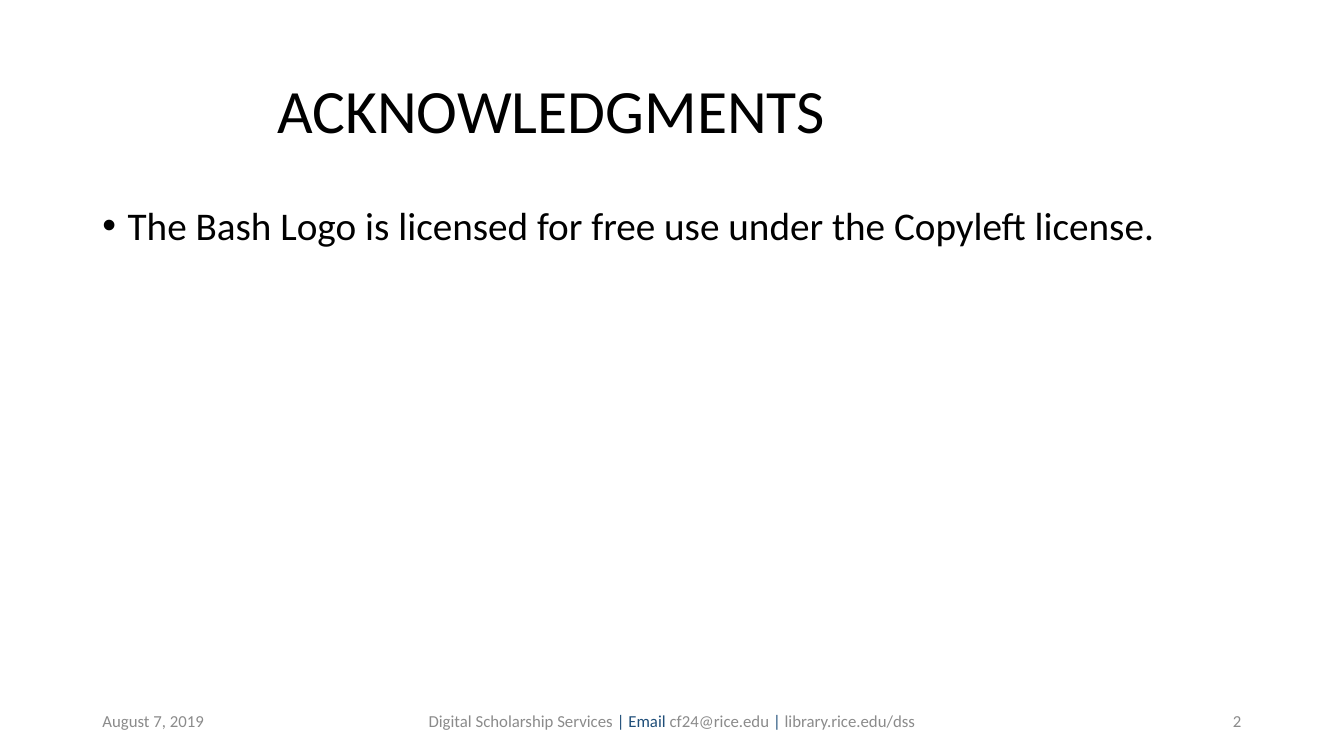
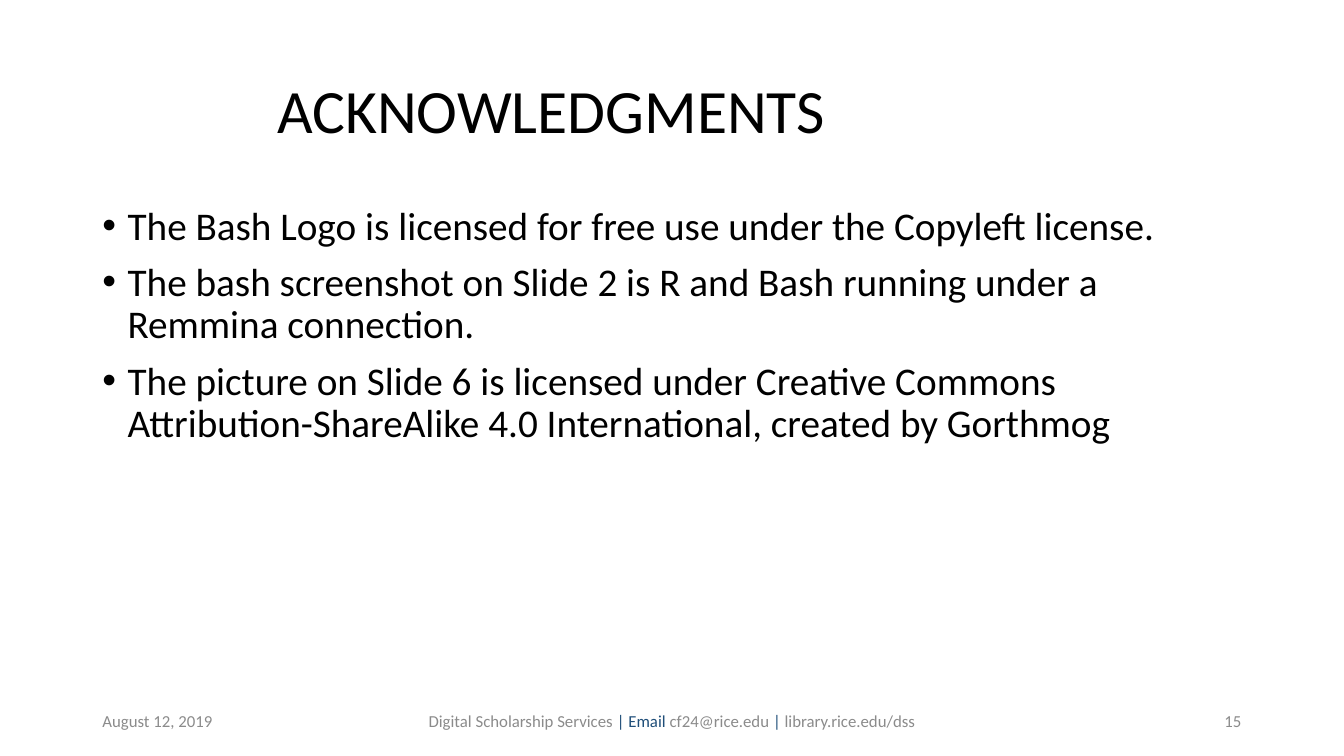
Before and after one commit to bakitybacon/rice-data-and-donuts, a slide deck: slide 15 of bash/Introduction to Bash.pptx (slide 2 before the commit). Drawn at 1344x756 pixels with LibreOffice and Linux fonts; fonts in the diff are those of the drawing; background and template pictures are left out. Boxes give left, top, right and bottom in pixels: in the first picture for what was removed or moved away, otherwise in the second. Text is boxed around its words. In the diff, an @@ line names an element or a change of style, - is before the commit and + after.

```diff
--- a/bash/Introduction to Bash.pptx
+++ b/bash/Introduction to Bash.pptx
@@ text at [128,268,1110,444]: paragraphs added @@
+• The bash screenshot on Slide 2 is R and Bash running under a Remmina connection.
+• The picture on Slide 6 is licensed under Creative Commons Attribution-ShareAlike 4.0 International, created by Gorthmog
@@ text at [102,716,212,730]: text changed @@
-August 7, 2019
+August 12, 2019
@@ page number at [1224,716,1241,727]: text changed @@
-2
+15
```
Also in this commit, not shown: 13 slides added.
